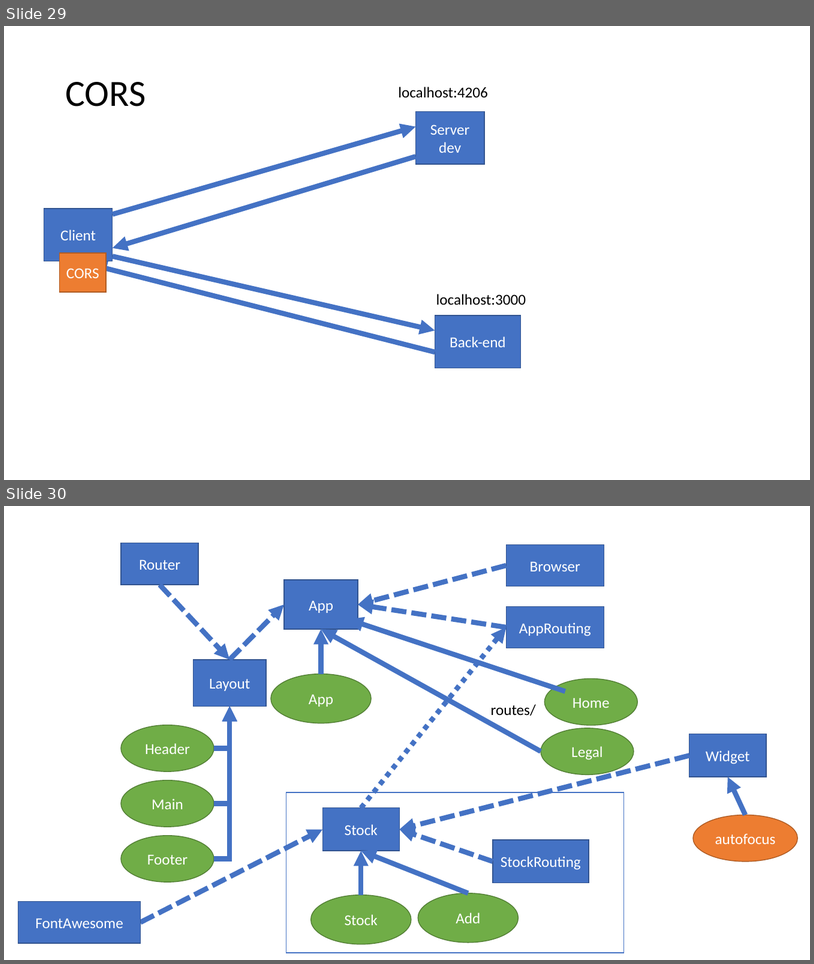
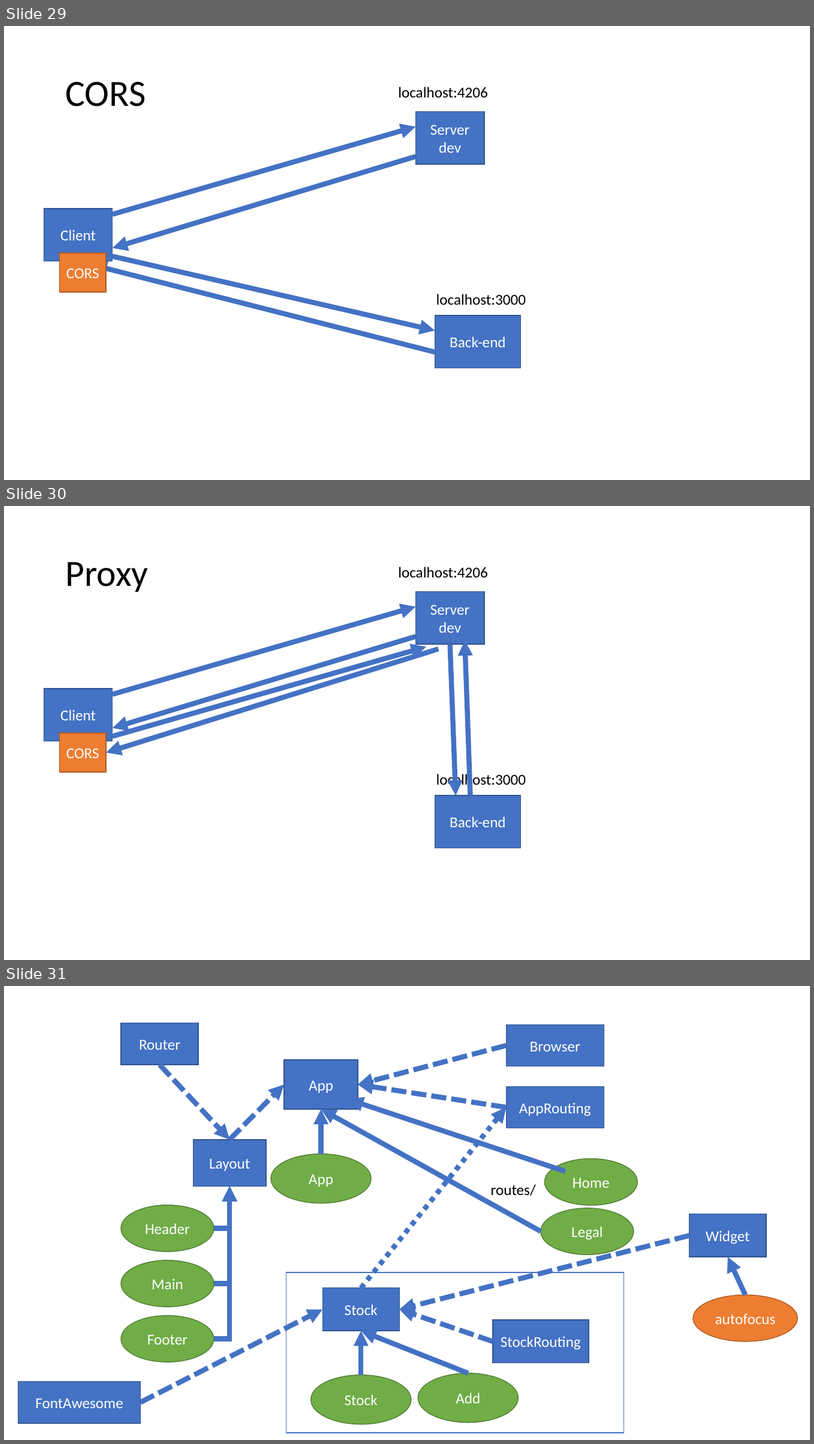
Before and after one commit to jlg-formation/agucv1-mai-2022, a slide deck: notes.pptx. Shown one above the other, each under a label of ours: slides 29 and 30 before the commit, slides 29, 30 and 31 after it. The pictures are 814x964 and 814x1444 pixels, drawn with LibreOffice and Linux fonts; fonts in the diff are those of the drawing. Boxes give left, top, right and bottom in pixels: in the first picture for what was removed or moved away, otherwise in the second. Text is boxed around its words. In the diff, an @@ line names an element or a change of style, - is before the commit and + after.

Commit message:
doc: final powerpoint

```diff
--- a/notes.pptx
+++ b/notes.pptx
@@ slide 30 added at box(4, 506, 810, 960), background #FFFFFF @@
@@ title added at box(65, 562, 148, 592), 44 pt, text #000000 @@
+Proxy
@@ text added at box(398, 567, 488, 578), 18 pt, text #000000 @@
+localhost:4206
@@ rectangle added at box(416, 591, 485, 644), fill #4472C4, outline #325491 1 pt, 18 pt, text #FFFFFF @@
+Server dev
@@ arrow added from (112, 694) to (416, 606), #4472C4 6 pt @@
@@ arrow added from (439, 649) to (106, 752), #4472C4 6 pt @@
@@ arrow added from (416, 637) to (112, 728), #4472C4 6 pt @@
@@ arrow added from (112, 736) to (426, 647), #4472C4 6 pt @@
@@ arrow added from (450, 644) to (456, 795), #4472C4 6 pt @@
@@ arrow added from (470, 795) to (465, 640), #4472C4 6 pt @@
@@ rectangle added at box(44, 688, 113, 741), fill #4472C4, outline #325491 1 pt, 18 pt, text #FFFFFF @@
+Client
@@ rectangle added at box(60, 733, 106, 772), fill #ED7D31, outline #AF5C24 1 pt, 18 pt, text #FFFFFF @@
+CORS
@@ text added at box(437, 772, 527, 789), 18 pt, text #000000 @@
+localhost:3000
@@ rectangle added at box(435, 795, 521, 848), fill #4472C4, outline #325491 1 pt, 18 pt, text #FFFFFF @@
+Back-end
@@ what was slide 30 is now slide 31 @@
```
Also in this commit, not shown: 4 other slides added.
